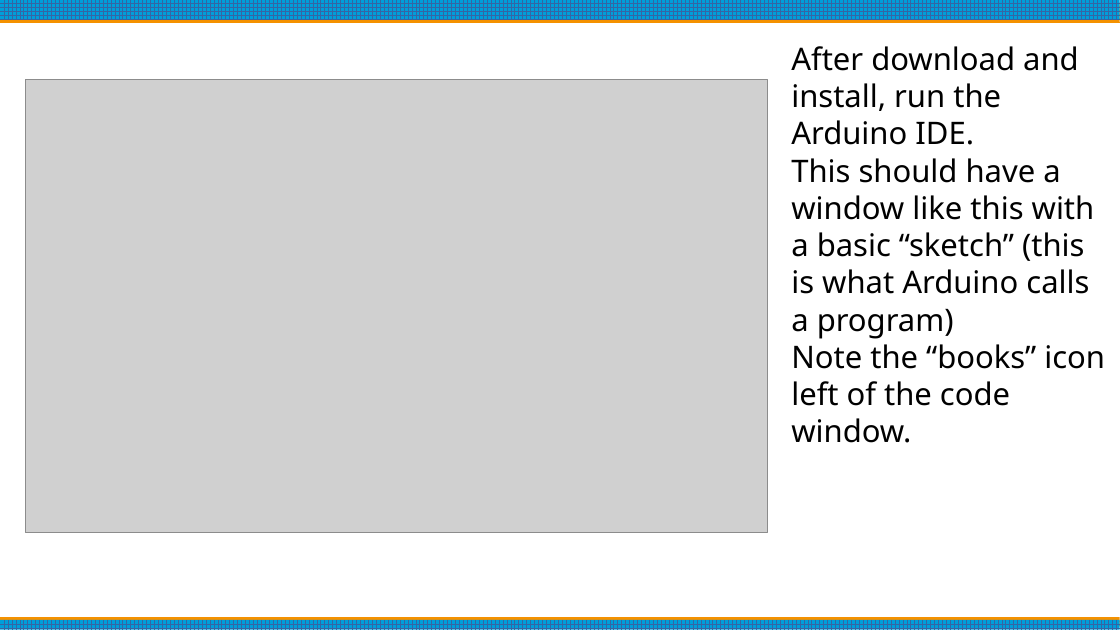
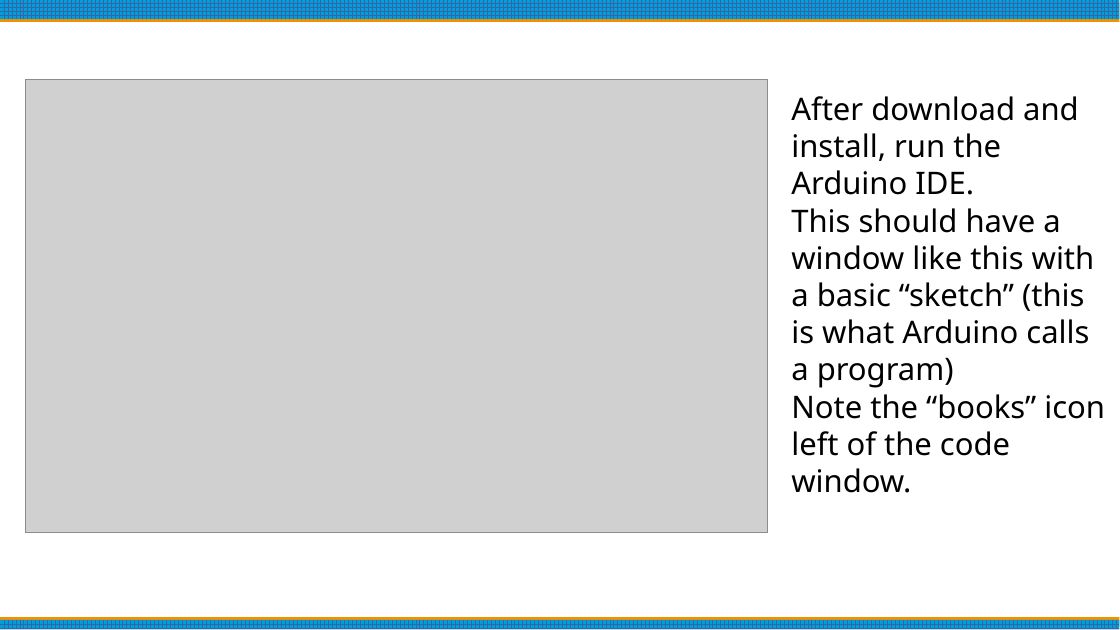
Before and after one commit to bpguy/gps_grid_sq_lcd, a slide deck: slide 5 of Arduino Basics.pptx. Drawn at 1120x630 pixels with LibreOffice and Linux fonts; fonts in the diff are those of the drawing; grey boxes stand for pictures. Boxes give left, top, right and bottom in pixels: in the first picture for what was removed or moved away, otherwise in the second. Text is boxed around its words. In the diff, an @@ line names an element or a change of style, - is before the commit and + after.

```diff
--- a/Arduino Basics.pptx
+++ b/Arduino Basics.pptx
@@ text "After download and install, run ...": place and size @@
-text "After download and install, run ..." at [791,46,1105,443]
+text "After download and install, run ..." at [791,96,1105,493]
```
Also in this commit, not shown: 8 other slides changed, 9 other files.
